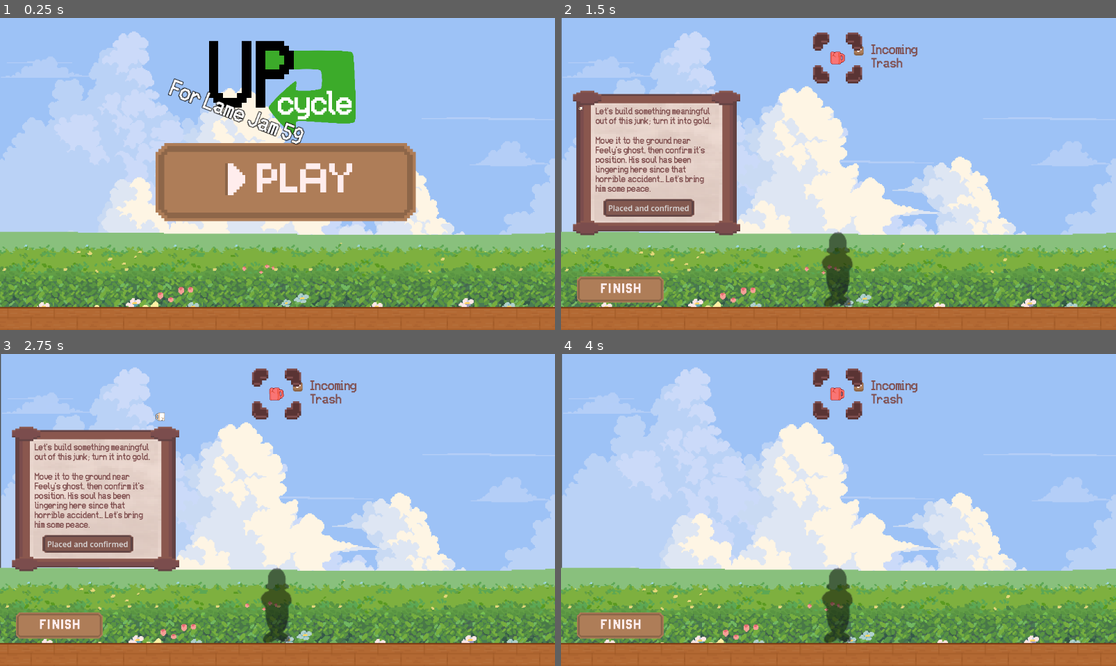
Above: before the commit, frames 1-4 (two rows, left to right).
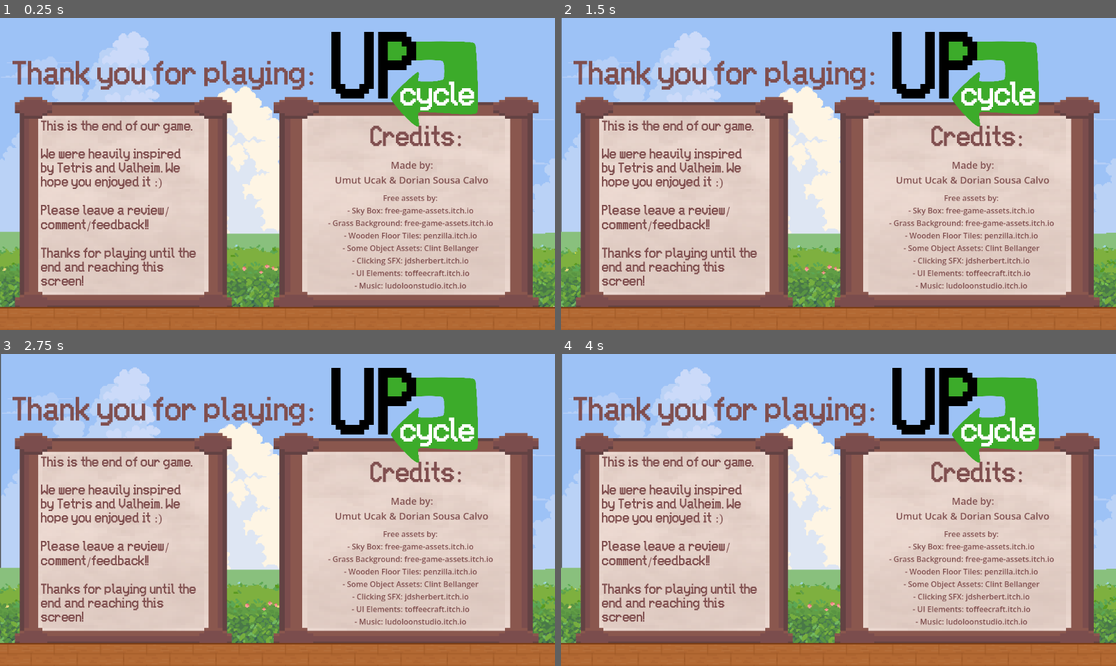
Above: after the commit, the same moments.

Repository: funkymonkeysgames/lame-jam-59
Game: Godot game, scene res://Scenes/main.tscn
Same seed, same stepped clock (60 frames per second), same inputs: the game is played once before the commit and once after it. Sound files missing from this copy of the repository are replaced by a short silence.
Inputs (mouse positions are in pixels of both pictures, inside the frame that each line leads up to):
- Up to frame 1 (0.25 s): no input
- Up to frame 2 (1.5 s): click (844, 183) at 0.52 s; click (838, 58) at 1.27 s
- Up to frame 3 (2.75 s): click (299, 385) at 2.02 s
- Up to frame 4 (4 s): click (649, 544) at 2.75 s, where only the run before the commit has a clickable "Placed and confirmed"; click (805, 400) at 3.52 s

The runs differ from the first frame. In frame 1, 66% of the frame differs, in the area x 2-98%, y 4-93%; in frame 2, 57%; in frame 3, 57%; in frame 4, 62%.

Commit message:
export settings and some other stuff probably

Diff:
--- a/Scenes/main.tscn
+++ b/Scenes/main.tscn
@@ -407,6 +407,7 @@
 credits_ui = NodePath("credits")
 
 [node name="title_screen" type="Control" parent="." unique_id=1231648412]
+visible = false
 layout_mode = 3
 anchors_preset = 15
 anchor_right = 1.0
@@ -466,7 +467,6 @@
 texture_pressed = ExtResource("4_7k868")
 
 [node name="credits" type="Control" parent="." unique_id=38481397]
-visible = false
 layout_mode = 3
 anchors_preset = 15
 anchor_right = 1.0
@@ -596,9 +596,9 @@
 [node name="Label3" type="Label" parent="credits/Panel3" unique_id=608815306]
 layout_mode = 0
 offset_left = 72.0
-offset_top = 132.0
+offset_top = 122.0
 offset_right = 415.0
-offset_bottom = 311.0
+offset_bottom = 327.0
 text = "Free assets by:
 - Sky Box: free-game-assets.itch.io
 - Grass Background: free-game-assets.itch.io
--- a/project.godot
+++ b/project.godot
@@ -13,7 +13,7 @@
 config/name="Lame Jam 59"
 run/main_scene="uid://drakrwbphss2j"
 config/features=PackedStringArray("4.6", "GL Compatibility")
-config/icon="res://icon.svg"
+config/icon="uid://bl3ehbkvcru38"
 
 [display]
 
